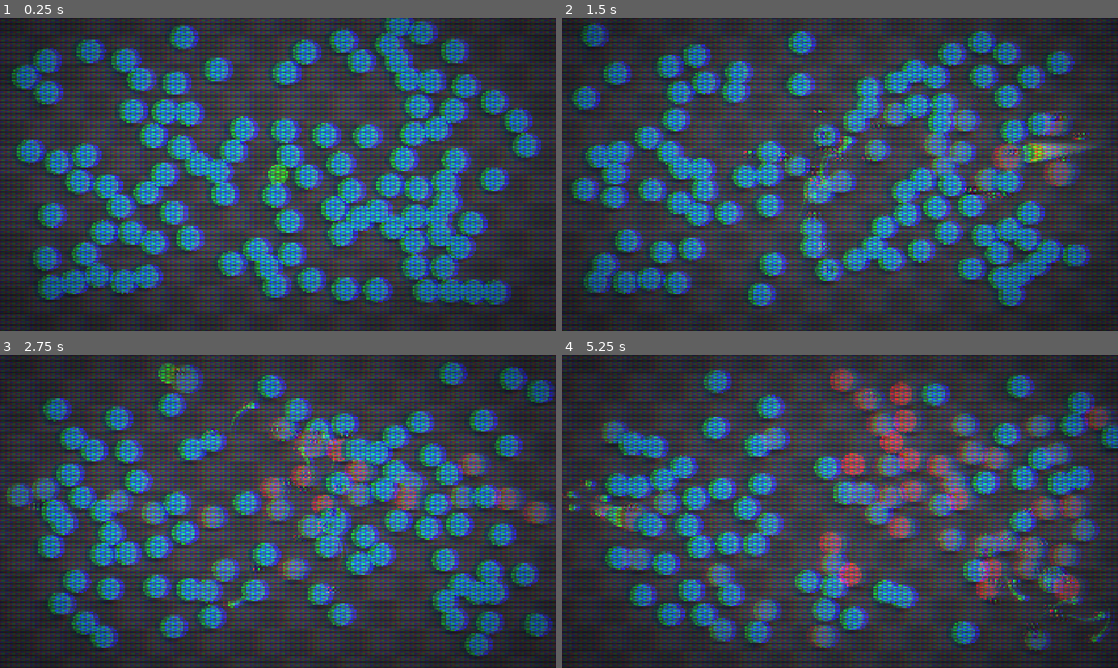
Above: before the commit, frames 1-4 (two rows, left to right).
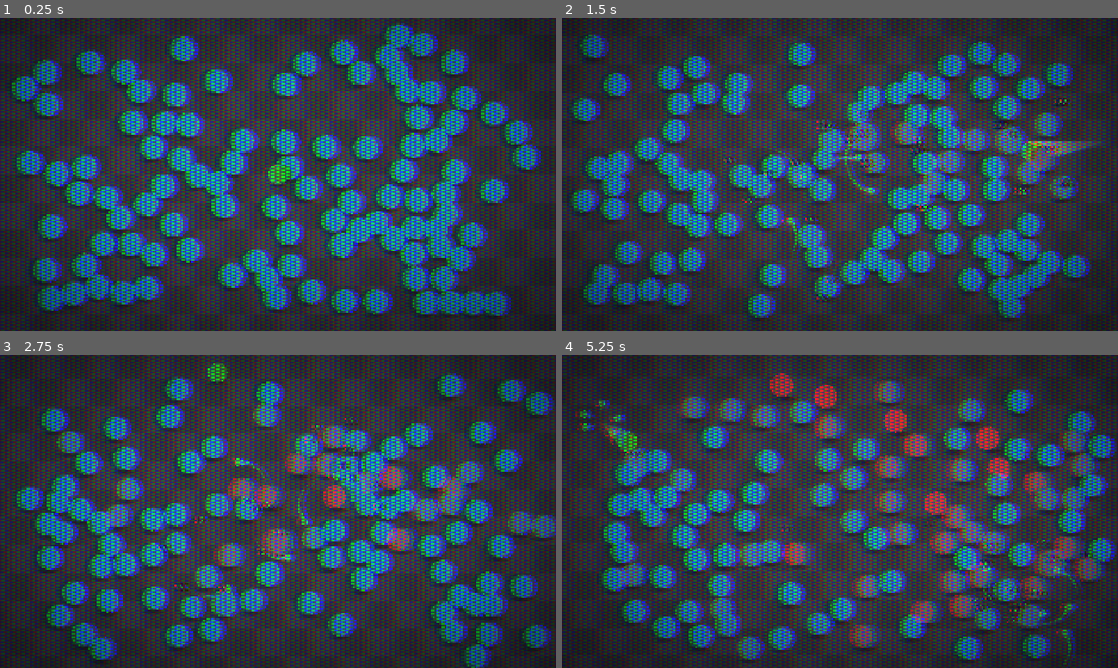
Above: after the commit, the same moments.

Repository: DHA343/prototype
Game: Godot game, scene res://main/main.tscn
Two runs of this game, one before a commit and one after it. Both use one fixed random seed, a clock stepped at 60 frames per second and the inputs below.
Inputs (mouse positions are in pixels of both pictures, inside the frame that each line leads up to):
- Up to frame 1 (0.25 s): no input
- Up to frame 2 (1.5 s): tap Enter at 0.5 s; move the mouse to (962, 158) at 0.52 s; hold Right mouse button (brake) 0.53-1.25 s; click (962, 158) at 0.67 s; tap Space at 0.77, 1.07 s; tap R at 0.8 s; drag from (728, 190) to (851, 140) at 1.27 s
- Up to frame 3 (2.75 s): move the mouse to (333, 442) at 2.02 s; tap E at 2.1 s; click (333, 442) at 2.17 s; tap H at 2.3 s
- Up to frame 4 (5.25 s): drag from (812, 574) to (817, 405) at 2.77 s; move the mouse to (1006, 558) at 3.52 s; hold Right mouse button (brake) 3.53-4.25 s; tap Space at 3.6, 3.77, 4.07 s; click (1006, 558) at 3.67 s; drag from (673, 464) to (1045, 652) at 4.27 s; move the mouse to (867, 511) at 5.02 s; hold Right mouse button (brake) from 5.03 s (still down); click (867, 511) at 5.17 s

The runs differ from the first frame. In frame 1, 46% of the frame differs, in the area x 1-98%, y 0-97%; in frame 2, 45%; in frame 3, 46%; in frame 4, 52%, in the area x 0-100%, y 0-100%.

Commit message:
32

Diff:
--- a/main/main.tscn
+++ b/main/main.tscn
@@ -63,6 +63,7 @@
 separation_power = 1.5
 
 [node name="SpawnArea" type="Area2D" parent="." unique_id=2074543112]
+position = Vector2(0, 40)
 monitoring = false
 monitorable = false
 script = ExtResource("4_spawn_area")
--- a/presentation/post_processing/post_processing.tscn
+++ b/presentation/post_processing/post_processing.tscn
@@ -16,10 +16,12 @@
 
 [sub_resource type="Resource" id="Resource_blur"]
 script = ExtResource("4_blur")
+radius = 3.0
 strength = 0.15
 
 [sub_resource type="Resource" id="Resource_color_grading"]
 script = ExtResource("5_color_grading")
+contrast = 1.08
 
 [sub_resource type="Resource" id="Resource_chromatic_aberration"]
 script = ExtResource("6_chromatic_aberration")
@@ -31,13 +33,14 @@
 
 [sub_resource type="Resource" id="Resource_shadow_mask"]
 script = ExtResource("8_shadow_mask")
-mask_dark = 0.4
-mask_light = 1.6
+mask_dark = 0.2
 
 [sub_resource type="Resource" id="Resource_scanlines"]
 script = ExtResource("9_scanlines")
-line_thickness = 0.15000000000000002
-edge_softness = 0.2
+line_count = 169.0
+line_thickness = 0.4
+strength = 0.2
+enabled = false
 
 [sub_resource type="Resource" id="Resource_vignette"]
 script = ExtResource("10_vignette")
--- a/tests/edge_membrane/edge_membrane.gd
+++ /dev/null
@@ -1,130 +0,0 @@
-extends Node2D
-
-const MembraneEffect = preload("res://tests/edge_membrane/membrane.gd")
-const DIRECTIONS: Array[Vector2] = [
-	Vector2.RIGHT, Vector2.DOWN, Vector2.LEFT, Vector2.UP, Vector2(1.0, -1.0)
-]
-
-var _is_demo: bool = false
-var _demo_time: float = 0.0
-var _demo_index: int = 0
-var _demo_speed: float = 800.0
-var _feedback: Feedback = Feedback.new()
-var _status: Label
-
-@onready var _orb: Orb = $Actors/Orb
-@onready var _membrane: MembraneEffect = $Distortion/Membrane
-@onready var _controls: VBoxContainer = $Interface/Panel/Margin/Controls
-
-
-func _ready() -> void:
-	_orb.setup(_feedback)
-	_orb.set_physics_process(not _is_demo)
-	_orb.orb_input.set_process_unhandled_input(not _is_demo)
-	_build_controls()
-	_membrane.reset()
-	_update_status()
-
-
-func _process(delta: float) -> void:
-	if not _is_demo:
-		return
-	_demo_time += delta
-	var viewport_size := get_viewport_rect().size
-	var direction := (DIRECTIONS[_demo_index] * viewport_size).normalized()
-	var travel := viewport_size * 0.5 + Vector2.ONE * 110.0
-	var distance := minf(travel.x / maxf(absf(direction.x), 0.001),
-		travel.y / maxf(absf(direction.y), 0.001))
-	var duration := distance / _demo_speed
-	_set_orb_position(viewport_size * 0.5 + direction * minf(_demo_time, duration) * _demo_speed)
-	if _demo_time > duration + 2.0:
-		_demo_index = (_demo_index + 1) % DIRECTIONS.size()
-		_restart()
-
-
-func _unhandled_key_input(event: InputEvent) -> void:
-	if not event.is_pressed() or event.is_echo():
-		return
-	if event is InputEventKey:
-		match event.physical_keycode:
-			KEY_SPACE:
-				_is_demo = not _is_demo
-				_orb.set_physics_process(not _is_demo)
-				_orb.orb_input.set_process_unhandled_input(not _is_demo)
-				_orb.set_brake_pressed(false)
-				_restart()
-			KEY_R:
-				_restart()
-			KEY_E:
-				_membrane.visible = not _membrane.visible
-			KEY_H:
-				_controls.get_parent().get_parent().visible = not _controls.get_parent().get_parent().visible
-	_update_status()
-
-
-func _restart() -> void:
-	_demo_time = 0.0
-	_orb.movement.clear()
-	_set_orb_position(get_viewport_rect().size * 0.5)
-	_membrane.reset()
-	_update_status()
-
-
-func _set_orb_position(point: Vector2) -> void:
-	_orb.position = point + Vector2(0.0, _orb.radius)
-	_orb.reset_position_interpolation()
-
-
-func _update_status() -> void:
-	var mode := "自動デモ" if _is_demo else "マウス操作"
-	var effect := "ON" if _membrane.visible else "OFF"
-	_status.text = "画面端の水面 / %s / 波 %s" % [mode, effect]
-
-
-func _build_controls() -> void:
-	_status = Label.new()
-	_controls.add_child(_status)
-	var help := Label.new()
-	help.text = "Space: 操作切替  R: 中央へ戻す  E: 歪み比較  H: パネル表示\nマウス操作: 左クリックでブースト / 右クリックでブレーキ"
-	_controls.add_child(help)
-	_add_slider("波の強さ", &"strength", 0.0, 100.0, 1.0)
-	_add_slider("基準速度", &"reference_speed", 400.0, 4000.0, 100.0)
-	_add_slider("強度の上限倍率", &"max_multiplier", 1.0, 3.0, 0.1)
-	_add_slider("斜め方向への流れ", &"directional_flow", 0.0, 1.0, 0.05)
-	_add_slider("縁に沿う広さ", &"spread", 40.0, 400.0, 5.0)
-	_add_slider("水面の帯幅", &"depth", 40.0, 240.0, 5.0)
-	_add_slider("波の間隔", &"wavelength", 40.0, 160.0, 5.0)
-	_add_slider("接近の反応距離", &"approach", 40.0, 320.0, 5.0)
-	_add_slider("揺れる速さ", &"frequency", 0.5, 5.0, 0.1)
-	_add_slider("減衰（小さいほど長く揺れる）", &"damping", 0.1, 0.9, 0.05)
-	_add_slider("デモ速度", &"_demo_speed", 200.0, 6000.0, 100.0, self)
-
-
-func _add_slider(
-	caption: String,
-	property: StringName,
-	minimum: float,
-	maximum: float,
-	step: float,
-	subject: Object = null
-) -> void:
-	if subject == null:
-		subject = _membrane
-	var row := HBoxContainer.new()
-	_controls.add_child(row)
-	var label := Label.new()
-	label.custom_minimum_size.x = 310.0
-	row.add_child(label)
-	var slider := HSlider.new()
-	slider.custom_minimum_size.x = 200.0
-	slider.min_value = minimum
-	slider.max_value = maximum
-	slider.step = step
-	slider.value = float(subject.get(property))
-	slider.focus_mode = Control.FOCUS_NONE
-	row.add_child(slider)
-	label.text = "%s: %.2f" % [caption, slider.value]
-	slider.value_changed.connect(func(value: float) -> void:
-		subject.set(property, value)
-		label.text = "%s: %.2f" % [caption, value]
-	)
--- a/tests/edge_membrane/edge_membrane.tscn
+++ /dev/null
@@ -1,78 +0,0 @@
-[gd_scene format=3 uid="uid://dnvqtymm727k0"]
-
-[ext_resource type="Script" uid="uid://3rqi8ig8w3dq" path="res://tests/edge_membrane/edge_membrane.gd" id="1"]
-[ext_resource type="Script" uid="uid://bicn7jrjde6ik" path="res://tests/edge_membrane/membrane.gd" id="2"]
-[ext_resource type="Shader" uid="uid://e01kw6erml11" path="res://tests/edge_membrane/membrane.gdshader" id="3"]
-[ext_resource type="Shader" uid="uid://cq5kuj1mqum2y" path="res://presentation/background/checkerboard_background.gdshader" id="4"]
-[ext_resource type="PackedScene" uid="uid://dntlcrcd1rsf" path="res://entities/orb/orb.tscn" id="5"]
-
-[sub_resource type="ShaderMaterial" id="BackgroundMaterial"]
-shader = ExtResource("4")
-shader_parameter/dark_color = Color(0.2, 0.24, 0.29, 1)
-shader_parameter/light_color = Color(0.3, 0.35, 0.4, 1)
-shader_parameter/cell_size = 64.0
-
-[sub_resource type="ShaderMaterial" id="MembraneMaterial"]
-resource_local_to_scene = true
-shader = ExtResource("3")
-shader_parameter/edge_amplitudes = PackedFloat32Array(0, 0, 0, 0, 0, 0, 0, 0, 0, 0, 0, 0, 0, 0, 0, 0, 0, 0, 0, 0, 0, 0, 0, 0, 0, 0, 0, 0, 0, 0, 0, 0, 0, 0, 0, 0, 0, 0, 0, 0, 0, 0, 0, 0, 0, 0, 0, 0, 0, 0, 0, 0, 0, 0, 0, 0, 0, 0, 0, 0, 0, 0, 0, 0, 0, 0, 0, 0, 0, 0, 0, 0, 0, 0, 0, 0, 0, 0, 0, 0, 0, 0, 0, 0, 0, 0, 0, 0, 0, 0, 0, 0, 0, 0, 0, 0, 0, 0, 0, 0, 0, 0, 0, 0, 0, 0, 0, 0, 0, 0, 0, 0, 0, 0, 0, 0, 0, 0, 0, 0, 0, 0, 0, 0, 0, 0, 0, 0)
-shader_parameter/depth = 110.0
-shader_parameter/wavelength = 75.0
-shader_parameter/wave_phase = 0.0
-
-[node name="EdgeMembrane" type="Node2D" unique_id=740265274]
-physics_interpolation_mode = 2
-script = ExtResource("1")
-
-[node name="Background" type="CanvasLayer" parent="." unique_id=423168784]
-layer = -10
-
-[node name="Checkerboard" type="ColorRect" parent="Background" unique_id=1962917818]
-material = SubResource("BackgroundMaterial")
-anchors_preset = 15
-anchor_right = 1.0
-anchor_bottom = 1.0
-grow_horizontal = 2
-grow_vertical = 2
-mouse_filter = 2
-
-[node name="Distortion" type="CanvasLayer" parent="." unique_id=1339189943]
-layer = -5
-
-[node name="Membrane" type="ColorRect" parent="Distortion" unique_id=511910873 node_paths=PackedStringArray("target")]
-process_priority = 10
-material = SubResource("MembraneMaterial")
-anchors_preset = 15
-anchor_right = 1.0
-anchor_bottom = 1.0
-grow_horizontal = 2
-grow_vertical = 2
-mouse_filter = 2
-script = ExtResource("2")
-target = NodePath("../../Actors/Orb/Visual")
-
-[node name="Actors" type="CanvasLayer" parent="." unique_id=839472572]
-layer = 0
-
-[node name="Orb" parent="Actors" unique_id=804108559 instance=ExtResource("5")]
-
-[node name="Interface" type="CanvasLayer" parent="." unique_id=1576410812]
-layer = 10
-
-[node name="Panel" type="PanelContainer" parent="Interface" unique_id=409649115]
-offset_left = 32.0
-offset_top = 32.0
-mouse_filter = 2
-
-[node name="Margin" type="MarginContainer" parent="Interface/Panel" unique_id=604498058]
-layout_mode = 2
-mouse_filter = 2
-theme_override_constants/margin_left = 16
-theme_override_constants/margin_top = 12
-theme_override_constants/margin_right = 16
-theme_override_constants/margin_bottom = 12
-
-[node name="Controls" type="VBoxContainer" parent="Interface/Panel/Margin" unique_id=253186163]
-layout_mode = 2
-mouse_filter = 2
-theme_override_constants/separation = 6
--- a/tests/edge_membrane/membrane.gd
+++ /dev/null
@@ -1,135 +0,0 @@
-extends ColorRect
-
-const SAMPLE_COUNT: int = 32
-const EDGE_COUNT: int = 4
-
-@export var target: Node2D
-@export_range(0.0, 100.0, 1.0, "suffix:px") var strength: float = 50.0
-@export_range(40.0, 400.0, 5.0, "suffix:px") var spread: float = 180.0
-@export_range(40.0, 240.0, 5.0, "suffix:px") var depth: float = 110.0
-@export_range(40.0, 320.0, 5.0, "suffix:px") var approach: float = 100.0
-@export_range(40.0, 160.0, 5.0, "suffix:px") var wavelength: float = 75.0
-@export_range(0.5, 5.0, 0.1, "suffix:Hz") var frequency: float = 2.2
-@export_range(0.1, 0.9, 0.05) var damping: float = 0.2
-@export_range(1.0, 100.0, 1.0, "suffix:px") var orb_radius: float = 32.0
-@export_range(400.0, 4000.0, 100.0, "suffix:px/s") var reference_speed: float = 1500.0
-@export_range(1.0, 3.0, 0.1) var max_multiplier: float = 2.0
-@export_range(0.0, 1.0, 0.05) var directional_flow: float = 0.35
-
-var _offsets: PackedFloat32Array = PackedFloat32Array()
-var _velocities: PackedFloat32Array = PackedFloat32Array()
-var _accelerations: PackedFloat32Array = PackedFloat32Array()
-var _amplitudes: PackedFloat32Array = PackedFloat32Array()
-var _flows: PackedFloat32Array = PackedFloat32Array()
-var _previous_position: Vector2
-var _wave_time: float = 0.0
-
-@onready var _shader_material: ShaderMaterial = material as ShaderMaterial
-
-
-func _ready() -> void:
-	_offsets.resize(SAMPLE_COUNT * EDGE_COUNT)
-	_velocities.resize(SAMPLE_COUNT * EDGE_COUNT)
-	_accelerations.resize(SAMPLE_COUNT * EDGE_COUNT)
-	_amplitudes.resize(SAMPLE_COUNT * EDGE_COUNT)
-	_flows.resize(SAMPLE_COUNT * EDGE_COUNT)
-	reset()
-
-
-func _process(delta: float) -> void:
-	var current_position := target.get_global_transform_with_canvas().origin
-	var viewport_size := get_viewport_rect().size
-	var elapsed := minf(delta, 0.1)
-	var steps := maxi(1, ceili(elapsed / (1.0 / 240.0)))
-	var step := elapsed / float(steps)
-	var motion := current_position - _previous_position
-	var screen_velocity := motion / maxf(delta, 0.000001)
-	var outward_speed := Vector4(-screen_velocity.x, screen_velocity.x,
-		-screen_velocity.y, screen_velocity.y)
-	var omega := TAU * frequency
-	_wave_time += elapsed
-	for substep in range(steps):
-		_advect(step, viewport_size)
-		# Swept sampling keeps a fast crossing from skipping the approach zone.
-		var point := _previous_position.lerp(current_position, float(substep + 1) / steps)
-		var distances := Vector4(point.x, viewport_size.x - point.x,
-			point.y, viewport_size.y - point.y)
-		for edge in range(EDGE_COUNT):
-			var distance: float = distances[edge]
-			var pressure := 0.0
-			var normal_speed := maxf(outward_speed[edge], 0.0)
-			if normal_speed > 0.0:
-				pressure = 1.0 - smoothstep(0.0, approach + orb_radius, distance)
-				pressure *= smoothstep(-orb_radius, 0.0, distance)
-			var along: float = point.y if edge < 2 else point.x
-			var tangent_speed: float = screen_velocity.y if edge < 2 else screen_velocity.x
-			var flow := clampf(tangent_speed * directional_flow, -600.0, 600.0)
-			var speed_gain := minf(normal_speed / reference_speed, max_multiplier)
-			# Normalize by distance travelled through the pressure profile, not time spent in it.
-			var impulse_rate := normal_speed * pressure / (approach * 0.5 + orb_radius)
-			var edge_length: float = viewport_size.y if edge < 2 else viewport_size.x
-			var spacing := edge_length / float(SAMPLE_COUNT - 1)
-			var coupling := pow(minf(240.0 / spacing, 100.0), 2.0)
-			for sample_index in range(SAMPLE_COUNT):
-				var index := edge * SAMPLE_COUNT + sample_index
-				var sample_position := edge_length * sample_index / float(SAMPLE_COUNT - 1)
-				var falloff := exp(-2.0 * pow((sample_position - along) / spread, 2.0))
-				var acceleration := strength * omega * speed_gain * impulse_rate * falloff
-				acceleration -= omega * omega * _offsets[index]
-				var flow_weight := 1.0 - exp(-impulse_rate * falloff * step * 4.0)
-				_flows[index] = lerpf(_flows[index], flow, flow_weight)
-				acceleration -= 2.0 * damping * omega * _velocities[index]
-				var left := edge * SAMPLE_COUNT + maxi(sample_index - 1, 0)
-				var right := edge * SAMPLE_COUNT + mini(sample_index + 1, SAMPLE_COUNT - 1)
-				acceleration += coupling * (_offsets[left] + _offsets[right] - 2.0 * _offsets[index])
-				_accelerations[index] = acceleration
-		for index in range(_offsets.size()):
-			_velocities[index] += _accelerations[index] * step
-			_offsets[index] += _velocities[index] * step
-			var amplitude := Vector2(_offsets[index], _velocities[index] / omega).length()
-			var limit := strength * max_multiplier
-			if amplitude > limit:
-				_offsets[index] *= limit / amplitude
-				_velocities[index] *= limit / amplitude
-
-	_previous_position = current_position
-	for index in range(_offsets.size()):
-		# Oscillation energy controls ripples without translating the entire floor outward.
-		_amplitudes[index] = Vector2(_offsets[index], _velocities[index] / omega).length()
-	_shader_material.set_shader_parameter(&"edge_amplitudes", _amplitudes)
-	_shader_material.set_shader_parameter(&"depth", depth)
-	_shader_material.set_shader_parameter(&"wavelength", wavelength)
-	_shader_material.set_shader_parameter(&"wave_phase", _wave_time * omega)
-
-
-func reset() -> void:
-	_offsets.fill(0.0)
-	_velocities.fill(0.0)
-	_amplitudes.fill(0.0)
-	_flows.fill(0.0)
-	_wave_time = 0.0
-	_previous_position = target.get_global_transform_with_canvas().origin
-	_shader_material.set_shader_parameter(&"edge_amplitudes", _amplitudes)
-
-
-func _advect(delta: float, viewport_size: Vector2) -> void:
-	var old_offsets := _offsets.duplicate()
-	var old_velocities := _velocities.duplicate()
-	var old_flows := _flows.duplicate()
-	for edge in range(EDGE_COUNT):
-		var edge_length: float = viewport_size.y if edge < 2 else viewport_size.x
-		var spacing := edge_length / float(SAMPLE_COUNT - 1)
-		for sample_index in range(SAMPLE_COUNT):
-			var index := edge * SAMPLE_COUNT + sample_index
-			var source := sample_index - old_flows[index] * delta / spacing
-			if source < 0.0 or source > SAMPLE_COUNT - 1:
-				_offsets[index] = 0.0
-				_velocities[index] = 0.0
-				_flows[index] = 0.0
-				continue
-			var lower := edge * SAMPLE_COUNT + int(source)
-			var upper := edge * SAMPLE_COUNT + mini(int(source) + 1, SAMPLE_COUNT - 1)
-			var weight := source - floorf(source)
-			_offsets[index] = lerpf(old_offsets[lower], old_offsets[upper], weight)
-			_velocities[index] = lerpf(old_velocities[lower], old_velocities[upper], weight)
-			_flows[index] = lerpf(old_flows[lower], old_flows[upper], weight) * exp(-delta)
--- a/tests/edge_membrane/membrane.gdshader
+++ /dev/null
@@ -1,60 +0,0 @@
-shader_type canvas_item;
-render_mode unshaded;
-
-uniform sampler2D screen_texture : hint_screen_texture, repeat_disable, filter_linear;
-uniform float edge_amplitudes[128];
-uniform float depth = 110.0;
-uniform float wavelength = 75.0;
-uniform float wave_phase = 0.0;
-
-float edge_amplitude(int edge, float along) {
-	float sample_position = clamp(along, 0.0, 1.0) * 31.0;
-	int sample_index = min(int(sample_position), 30);
-	float weight = sample_position - float(sample_index);
-	int base_index = edge * 32;
-	float a = edge_amplitudes[base_index + max(sample_index - 1, 0)];
-	float b = edge_amplitudes[base_index + sample_index];
-	float c = edge_amplitudes[base_index + sample_index + 1];
-	float d = edge_amplitudes[base_index + min(sample_index + 2, 31)];
-	return max(0.0, 0.5 * ((2.0 * b) + (-a + c) * weight
-		+ (2.0 * a - 5.0 * b + 4.0 * c - d) * weight * weight
-		+ (-a + 3.0 * b - 3.0 * c + d) * weight * weight * weight));
-}
-
-// x/y are normal/tangent refraction; z is a transient water reflection.
-vec3 surface_ripple(int edge, float distance_inward, float along, float edge_length) {
-	float envelope = 1.0 - smoothstep(0.0, depth, distance_inward);
-	float amplitude = edge_amplitude(edge, along / edge_length) * envelope * envelope;
-	float normal_phase = distance_inward * TAU / wavelength;
-	float tangent_phase = along * TAU / (wavelength * 2.4);
-	float primary = normal_phase - wave_phase;
-	float secondary = normal_phase * 1.7 - wave_phase * 1.3;
-	float normal_wave = sin(primary) * 0.65 + sin(secondary) * cos(tangent_phase) * 0.35;
-	float tangent_wave = cos(secondary) * sin(tangent_phase) * 0.3;
-	float reflection = pow(max(0.0, cos(primary) * 0.6 + cos(secondary) * 0.4), 6.0);
-	// The temporary crest makes the moving surface legible at the screen boundary.
-	float crest_position = 3.0 + amplitude * 0.32 * (1.0 + sin(tangent_phase) * cos(wave_phase));
-	float crest = exp(-pow((distance_inward - crest_position) / 2.2, 2.0));
-	return vec3(normal_wave, tangent_wave, reflection * 0.006 + crest * 0.018) * amplitude;
-}
-
-void fragment() {
-	vec2 viewport_size = 1.0 / SCREEN_PIXEL_SIZE;
-	vec2 pixel_position = SCREEN_UV * viewport_size;
-	vec2 far_distance = viewport_size - pixel_position;
-	vec3 left_ripple = surface_ripple(0, pixel_position.x, pixel_position.y, viewport_size.y);
-	vec3 right_ripple = surface_ripple(1, far_distance.x, pixel_position.y, viewport_size.y);
-	vec3 top_ripple = surface_ripple(2, pixel_position.y, pixel_position.x, viewport_size.x);
-	vec3 bottom_ripple = surface_ripple(3, far_distance.y, pixel_position.x, viewport_size.x);
-	vec2 displacement = vec2(
-		left_ripple.x - right_ripple.x + top_ripple.y + bottom_ripple.y,
-		top_ripple.x - bottom_ripple.x + left_ripple.y + right_ripple.y
-	);
-	vec2 sample_uv = SCREEN_UV + displacement * SCREEN_PIXEL_SIZE;
-	sample_uv = 1.0 - abs(1.0 - abs(sample_uv));
-	sample_uv = clamp(sample_uv, SCREEN_PIXEL_SIZE * 0.5, 1.0 - SCREEN_PIXEL_SIZE * 0.5);
-	vec4 screen_color = texture(screen_texture, sample_uv);
-	float reflection = left_ripple.z + right_ripple.z + top_ripple.z + bottom_ripple.z;
-	screen_color.rgb += vec3(0.55, 0.8, 1.0) * reflection;
-	COLOR = screen_color;
-}
Not shown, removed: tests/edge_membrane/edge_membrane.gd.uid
Not shown, removed: tests/edge_membrane/membrane.gd.uid
Not shown, removed: tests/edge_membrane/membrane.gdshader.uid
